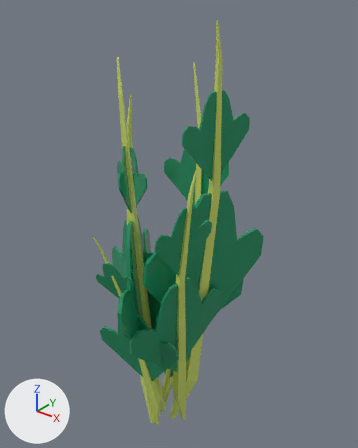
Before and after pictures for a commit that changed the FBX model Assets/Art/Models/Vegetables/Carrot/Planted/Carrot_5.fbx.
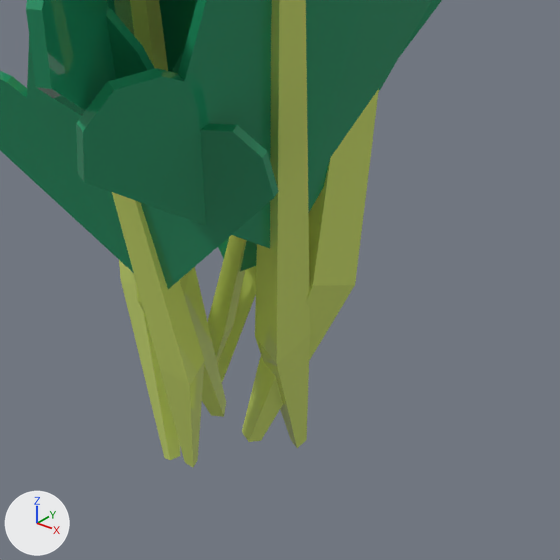
There are two pictures of each version: one whole from a 50 mm camera at (0.229, -0.2605, 0.3632) aimed at (0.0002, 0.0256, 0.1858), one close up on the part from 31% to 69% of the width and 70% to 100% of the height. The axes (+X, +Y, +Z) are drawn at lower left. The lights are the same throughout. Where no turn or scale is listed for an object, it has been applied to the vertices.

The older version as bpy lines, for what is in view:
```python
me_plane_043 = bpy.data.meshes.new('Plane.043')
me_plane_043.from_pydata(...)  # 588 vertices, 539 faces; spans x -0.077..0.053, y -0.069..0.075, z -0.013..0.343
me_plane_043.materials.append(mat_base_color)  # picture img_paleta_png
# before: 229 (0.011, 0.001, -0.005) at pixel (248, 441), 231 (0.008, 0.002, -0.005) at pixel (241, 431), 233 (0.012, 0.004, -0.006) at pixel (260, 440), 235 (0.009, 0.005, -0.006), 281 (-0.01, 0.008, -0.011)
# before: 283 (-0.011, 0.011, -0.011), 285 (-0.007, 0.009, -0.012), 287 (-0.008, 0.012, -0.013), 328 (0.002, -0.011, -0.008) at pixel (184, 462), 330 (0.001, -0.009, -0.007)
# before: 332 (0.004, -0.01, -0.008) at pixel (193, 467), 334 (0.003, -0.008, -0.008) at pixel (197, 460), 380 (-0.002, -0.008, -0.01) at pixel (180, 455), 382 (-0.003, -0.011, -0.01) at pixel (169, 460), 384 (-0.004, -0.007, -0.012)
# before: 386 (-0.005, -0.01, -0.012) at pixel (164, 457), 432 (-0.009, 0.006, -0.007), 434 (-0.009, 0.007, -0.008), 436 (-0.007, 0.006, -0.008), 438 (-0.008, 0.007, -0.008)
# before: 484 (-0.003, 0.005, -0.005), 486 (-0.001, 0.007, -0.005) at pixel (226, 401), 536 (0.015, 0.015, -0.011), 538 (0.017, 0.014, -0.011) at pixel (306, 440), 540 (0.014, 0.013, -0.012) at pixel (290, 440)
# before: 542 (0.016, 0.012, -0.013) at pixel (297, 448)
ob_5_carrot = bpy.data.objects.new('5_Carrot', me_plane_043)
ob_5_carrot.location = (0.0, 0.0, 0.0)
```
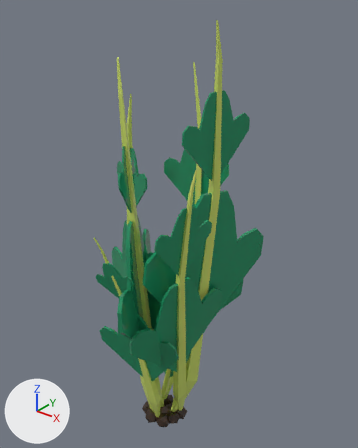
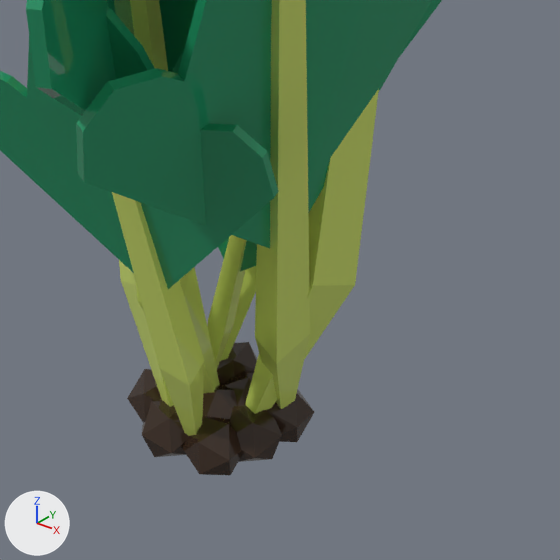
The newer file is also rescaled (x2.0) as a whole; pictures and numbers use the older file's frame.

Edits to the bpy script that builds the scene:
```text
Change me_plane_043:
    used by ob_5_carrot; location = (0.0, 0.0, 0.0)
    verts and faces of me_plane_043; kept vertices keep their numbers, new ones are numbered from 588
    remove me_plane_043.from_pydata(...)  # 588 vertices, 539 faces; spans x -0.077..0.053, y -0.069..0.075, z -0.013..0.343
    add me_plane_043.from_pydata(...)  # 696 vertices, 719 faces; spans x -0.077..0.053, y -0.069..0.075, z -0.008..0.343
    me_plane_043 part 1: a new loose piece, an icosphere of 20 faces spanning x 0.001..0.014, y -0.014..0.0, z -0.008..0.005, in mat_base_color (picture img_paleta_png)
    me_plane_043 part 2: a new loose piece, an icosphere of 20 faces spanning x -0.018..-0.005, y -0.011..0.003, z -0.008..0.005, in mat_base_color (picture img_paleta_png)
    me_plane_043 part 3: a new loose piece, an icosphere of 20 faces spanning x -0.01..0.003, y 0.006..0.02, z -0.008..0.005, in mat_base_color (picture img_paleta_png)
    me_plane_043 part 4: a new loose piece, an icosphere of 20 faces spanning x 0.007..0.02, y 0.003..0.017, z -0.008..0.005, in mat_base_color (picture img_paleta_png)
    me_plane_043 part 5: a new loose piece, an icosphere of 20 faces spanning x -0.002..0.012, y 0.002..0.015, z -0.008..0.005, in mat_base_color (picture img_paleta_png)
    me_plane_043 part 6: a new loose piece, an icosphere of 20 faces spanning x 0.005..0.019, y -0.006..0.008, z -0.008..0.005, in mat_base_color (picture img_paleta_png)
    me_plane_043 part 7: a new loose piece, an icosphere of 20 faces spanning x -0.005..0.008, y -0.006..0.007, z -0.008..0.005, in mat_base_color (picture img_paleta_png)
    me_plane_043 part 8: a new loose piece, an icosphere of 20 faces spanning x -0.011..0.003, y -0.016..-0.003, z -0.008..0.005, in mat_base_color (picture img_paleta_png)
    me_plane_043 part 9
    add verts[229] = (0.009, 0.001, -0.006)  # moved
    add verts[231] = (0.007, 0.002, -0.006)  # moved
    add verts[233] = (0.01, 0.004, -0.006)  # moved
    add verts[235] = (0.007, 0.005, -0.006)  # moved
    add verts[281] = (-0.008, 0.007, -0.006)  # moved
    add verts[283] = (-0.009, 0.009, -0.006)  # moved
    add verts[285] = (-0.006, 0.008, -0.006)  # moved
    add verts[287] = (-0.007, 0.01, -0.006)  # moved
    add verts[328] = (0.001, -0.008, -0.006)  # moved
    add verts[330] = (0.001, -0.007, -0.006)  # moved
    add verts[332] = (0.003, -0.008, -0.006)  # moved
    add verts[334] = (0.003, -0.006, -0.006)  # moved
    add verts[380] = (-0.002, -0.006, -0.006)  # moved
    add verts[382] = (-0.002, -0.008, -0.006)  # moved
    add verts[384] = (-0.004, -0.006, -0.006)  # moved
    add verts[386] = (-0.004, -0.008, -0.006)  # moved
    add verts[432] = (-0.007, 0.005, -0.006)  # moved
    add verts[434] = (-0.007, 0.006, -0.006)  # moved
    add verts[438] = (-0.006, 0.006, -0.006)  # moved
    add verts[436] = (-0.006, 0.005, -0.006)  # moved
    add verts[484] = (-0.003, 0.005, -0.006)  # moved
    add verts[486] = (-0.001, 0.006, -0.006)  # moved
    add verts[536] = (0.012, 0.013, -0.006)  # moved
    add verts[538] = (0.014, 0.012, -0.006)  # moved
    add verts[540] = (0.011, 0.011, -0.006)  # moved
    add verts[542] = (0.013, 0.01, -0.006)  # moved
```

Changed parts and their boxes (x1, y1, x2, y2) in the close-ups (560 x 560 px; the box of a moved part takes in the faces that stretch with it):
'5_Carrot', reshaped: before (0, 0, 442, 468); after (0, 0, 442, 475)
part 1 of me_plane_043, added (brown): after (182, 416, 242, 475)
part 2 of me_plane_043, added (brown): after (127, 369, 162, 422)
part 3 of me_plane_043, added: after (217, 342, 257, 384)
part 4 of me_plane_043, added: after (267, 389, 314, 442)
part 5 of me_plane_043, added: after (224, 370, 254, 406)
part 6 of me_plane_043, added: after (230, 405, 282, 462)
part 7 of me_plane_043, added (black): after (203, 382, 237, 419)
part 8 of me_plane_043, added (brown): after (142, 401, 189, 457)
part 9 of me_plane_043, moved or reshaped: before (121, 266, 355, 468); after (121, 266, 355, 436)
